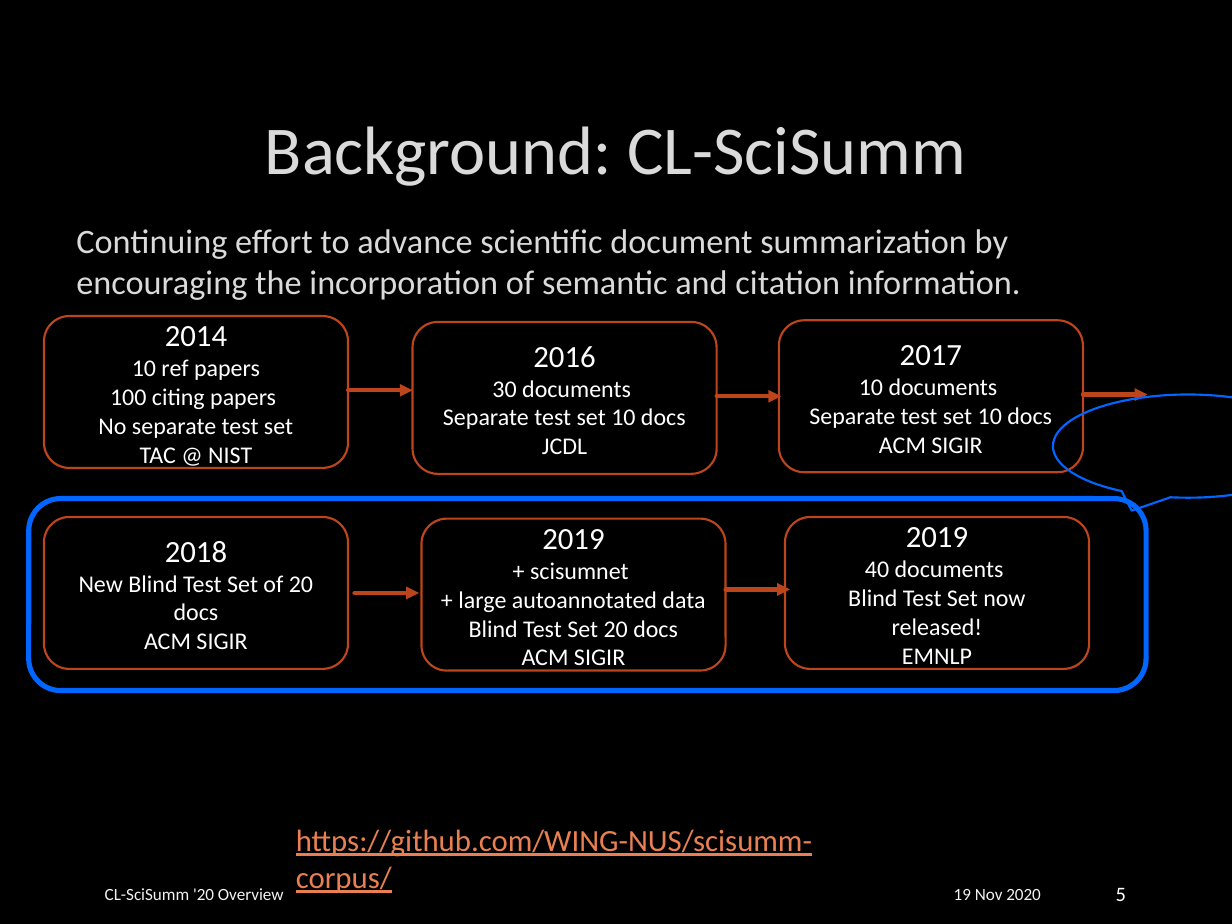
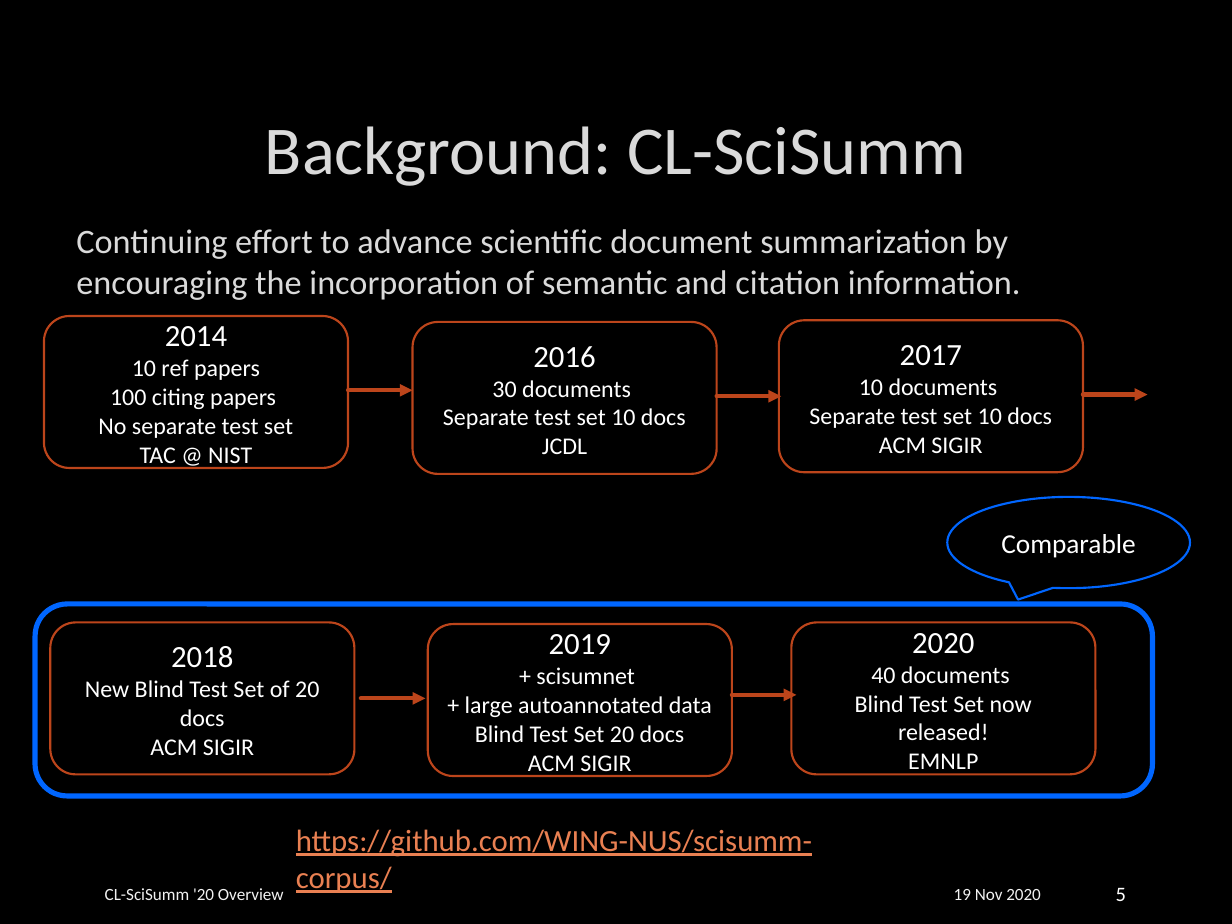
Before and after one commit to WING-NUS/scisumm-corpus, a slide deck: slide 5 of publications/CL-SciSumm2020/CL-SciSumm2020_slidedeck.pptx. Drawn at 1232x924 pixels with LibreOffice and Linux fonts; fonts in the diff are those of the drawing; background and template pictures are left out. Boxes give left, top, right and bottom in pixels: in the first picture for what was removed or moved away, otherwise in the second. Text is boxed around its words. In the diff, an @@ line names an element or a change of style, - is before the commit and + after.

```diff
--- a/publications/CL-SciSumm2020/CL-SciSumm2020_slidedeck.pptx
+++ b/publications/CL-SciSumm2020/CL-SciSumm2020_slidedeck.pptx
@@ speech bubble removed at (x1=1053, y1=394, x2=1232, y2=498) @@
@@ speech bubble added at (x1=947, y1=496, x2=1190, y2=588), outline #0066FF 1.25 pt, 16 pt, text #FFFFFF @@
+Comparable
@@ text in rounded rectangle at (x1=912, y1=633, x2=974, y2=654): text changed @@
-2019
+2020
@@ 4 rounded rectangles, 2 arrows moved together from (x1=28, y1=499, x2=1146, y2=691) to (x1=34, y1=604, x2=1152, y2=796) @@
```
Also in this commit, not shown: 16 other slides changed, 6 slides added.
